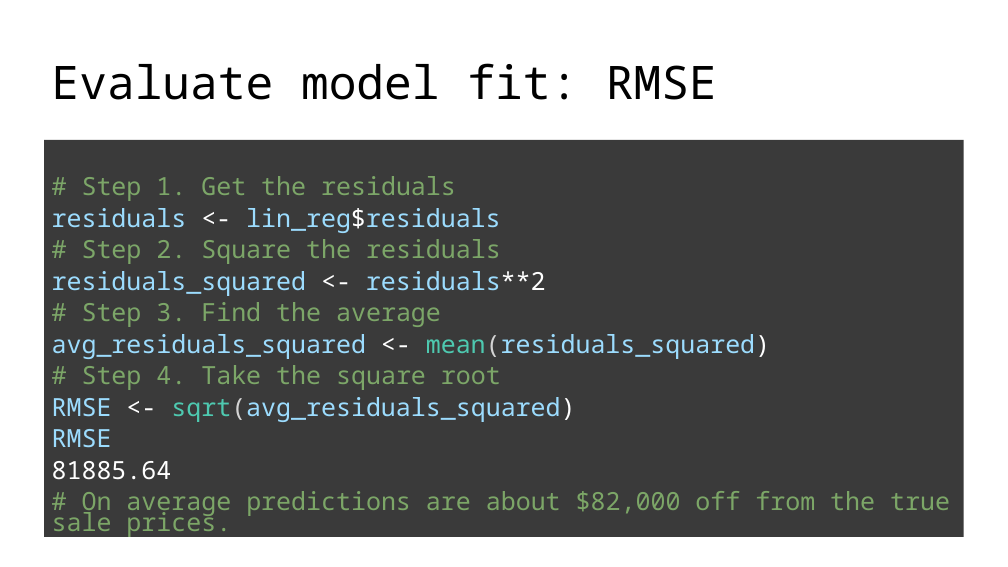
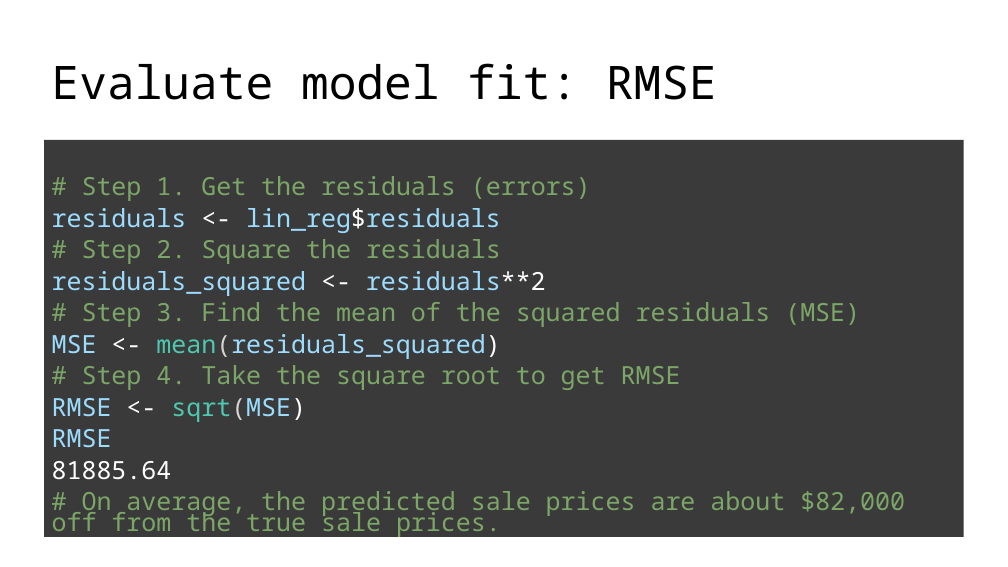
Before and after one commit to juliagallucci/Teaching_demonstrations, a slide deck: slide 27 of slide_decks/Correlation-Regression-demo2.pptx. Drawn at 1008x567 pixels with LibreOffice and Linux fonts; fonts in the diff are those of the drawing. Boxes give left, top, right and bottom in pixels: in the first picture for what was removed or moved away, otherwise in the second. Text is boxed around its words. In the diff, an @@ line names an element or a change of style, - is before the commit and + after.

```diff
--- a/slide_decks/Correlation-Regression-demo2.pptx
+++ b/slide_decks/Correlation-Regression-demo2.pptx
@@ text at <box>82,176,591,201</box>: text changed @@
-# Step 1. Get the residuals
+# Step 1. Get the residuals (errors)
@@ text at <box>52,302,860,422</box>: text changed; text colour #9CDCFE to #7CA668 @@
-# Step 3. Find the average
-avg_residuals_squared <- mean(residuals_squared)
-# Step 4. Take the square root
-RMSE <- sqrt(avg_residuals_squared)
+# Step 3. Find the mean of the squared residuals (MSE)
+MSE <- mean(residuals_squared)
+# Step 4. Take the square root to get RMSE
+RMSE <- sqrt(MSE)
@@ text at <box>52,491,905,538</box>: text changed @@
-# On average predictions are about $82,000 off from the true sale prices.
+# On average, the predicted sale prices are about $82,000 off from the true sale prices.
```
Also in this commit, not shown: 6 other slides changed, 1 slide added, 1 slide removed.
